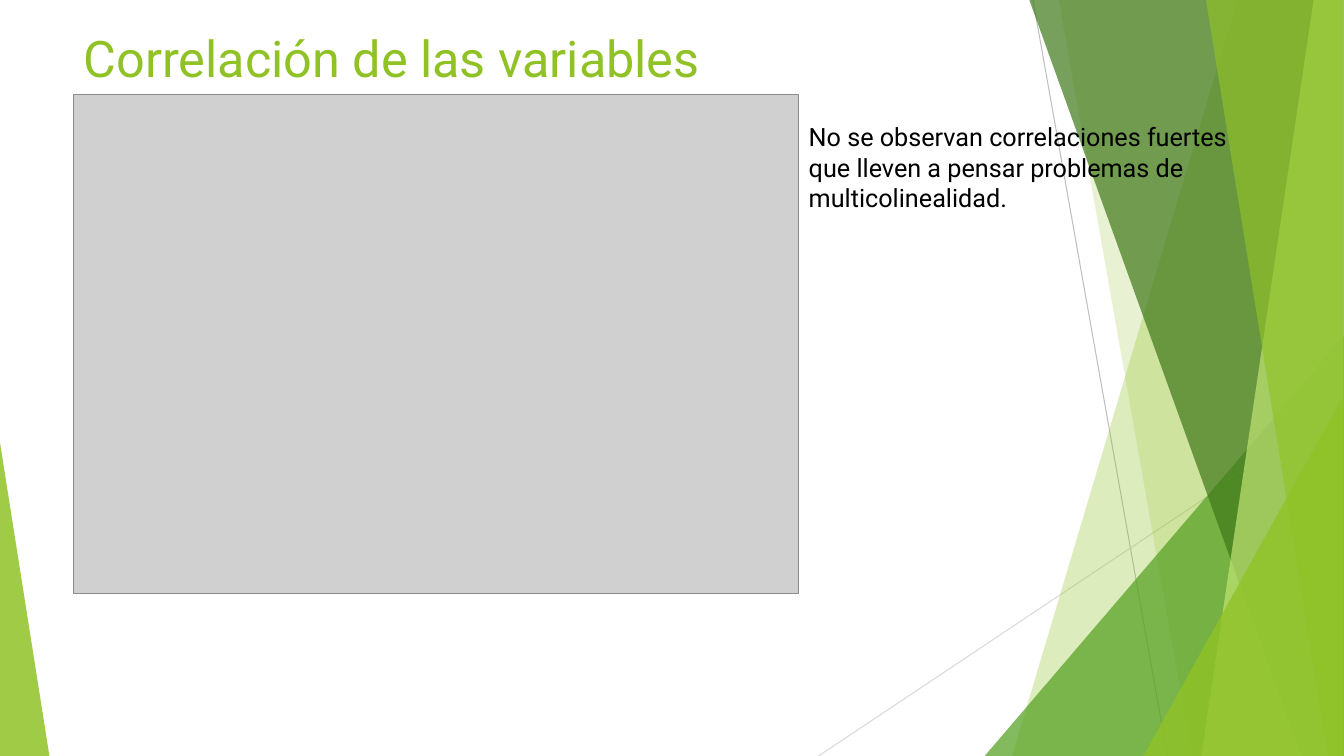
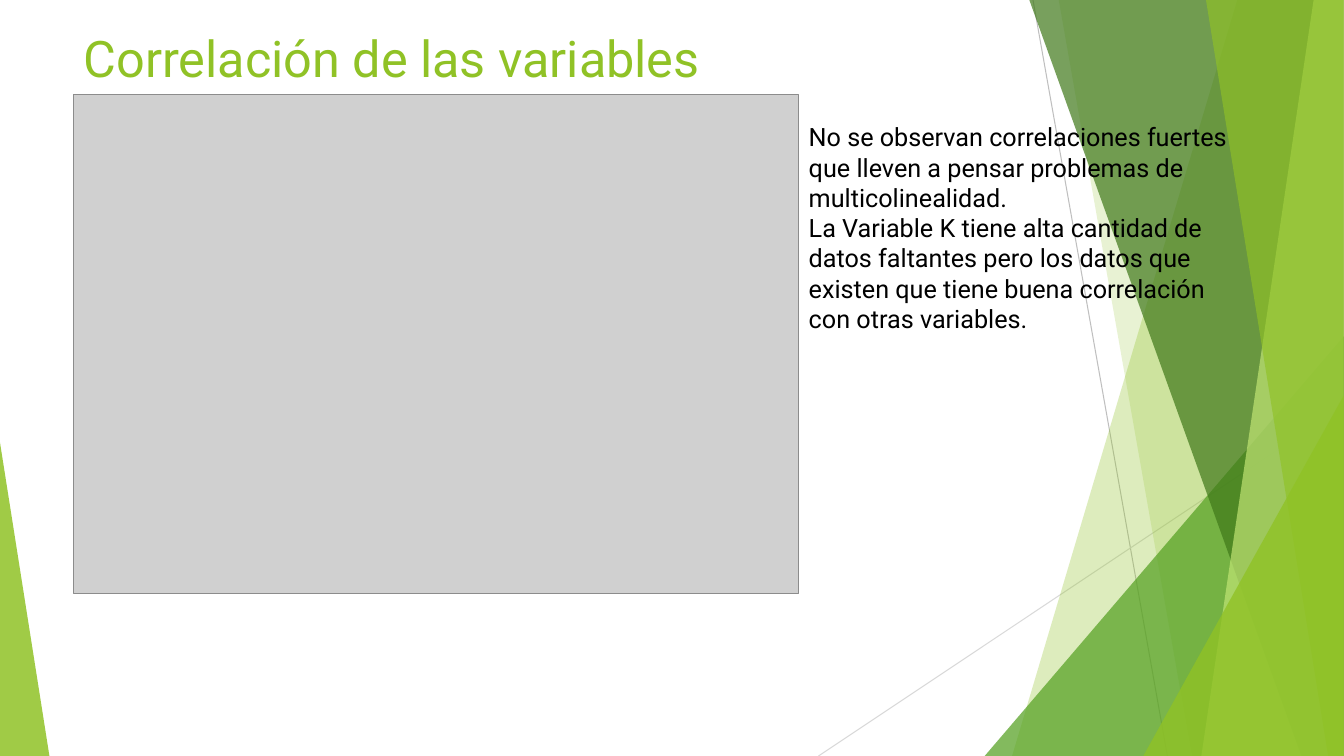
Before and after one commit to JuJurado238/Prueba_MeLi, a slide deck: slide 4 of Modelo de detección de Fraude.pptx. Drawn at 1344x756 pixels with LibreOffice and Linux fonts; fonts in the diff are those of the drawing; grey boxes stand for pictures. Boxes give left, top, right and bottom in pixels: in the first picture for what was removed or moved away, otherwise in the second. Text is boxed around its words. In the diff, an @@ line names an element or a change of style, - is before the commit and + after.

```diff
--- a/Modelo de detección de Fraude.pptx
+++ b/Modelo de detección de Fraude.pptx
@@ text at (809,214,1205,329): paragraph added @@
+La Variable K tiene alta cantidad de datos faltantes pero los datos que existen que tiene buena correlación con otras variables.
```
Also in this commit, not shown: 6 other slides changed, 1 slide added, 2 other files.
